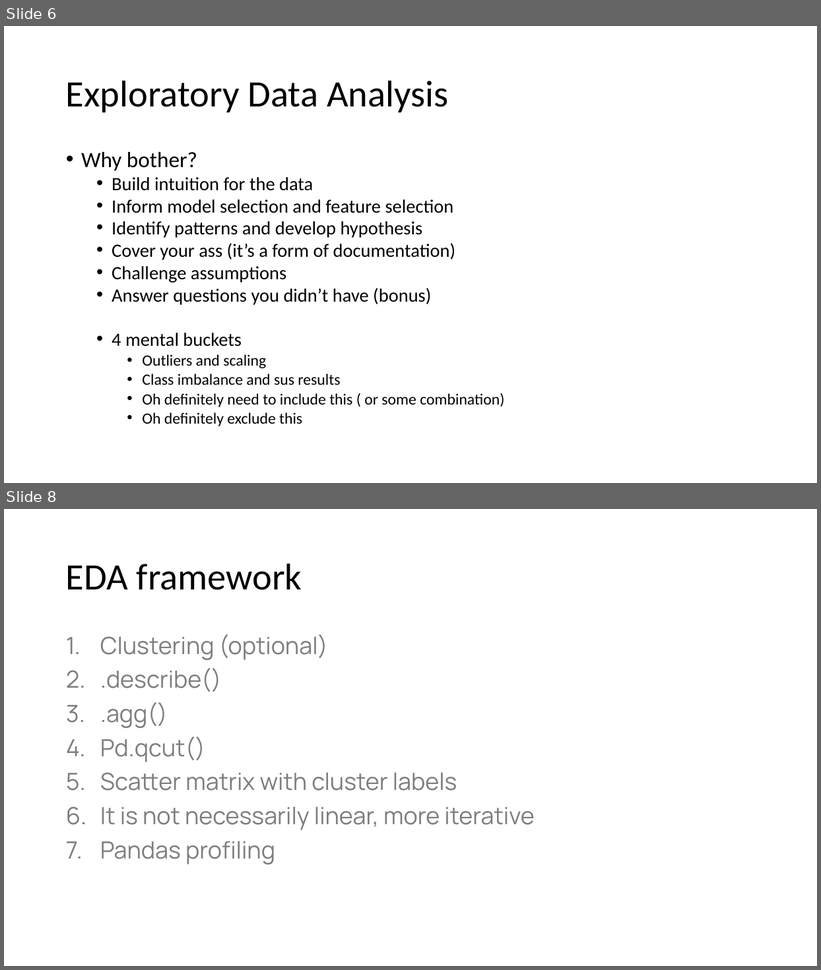
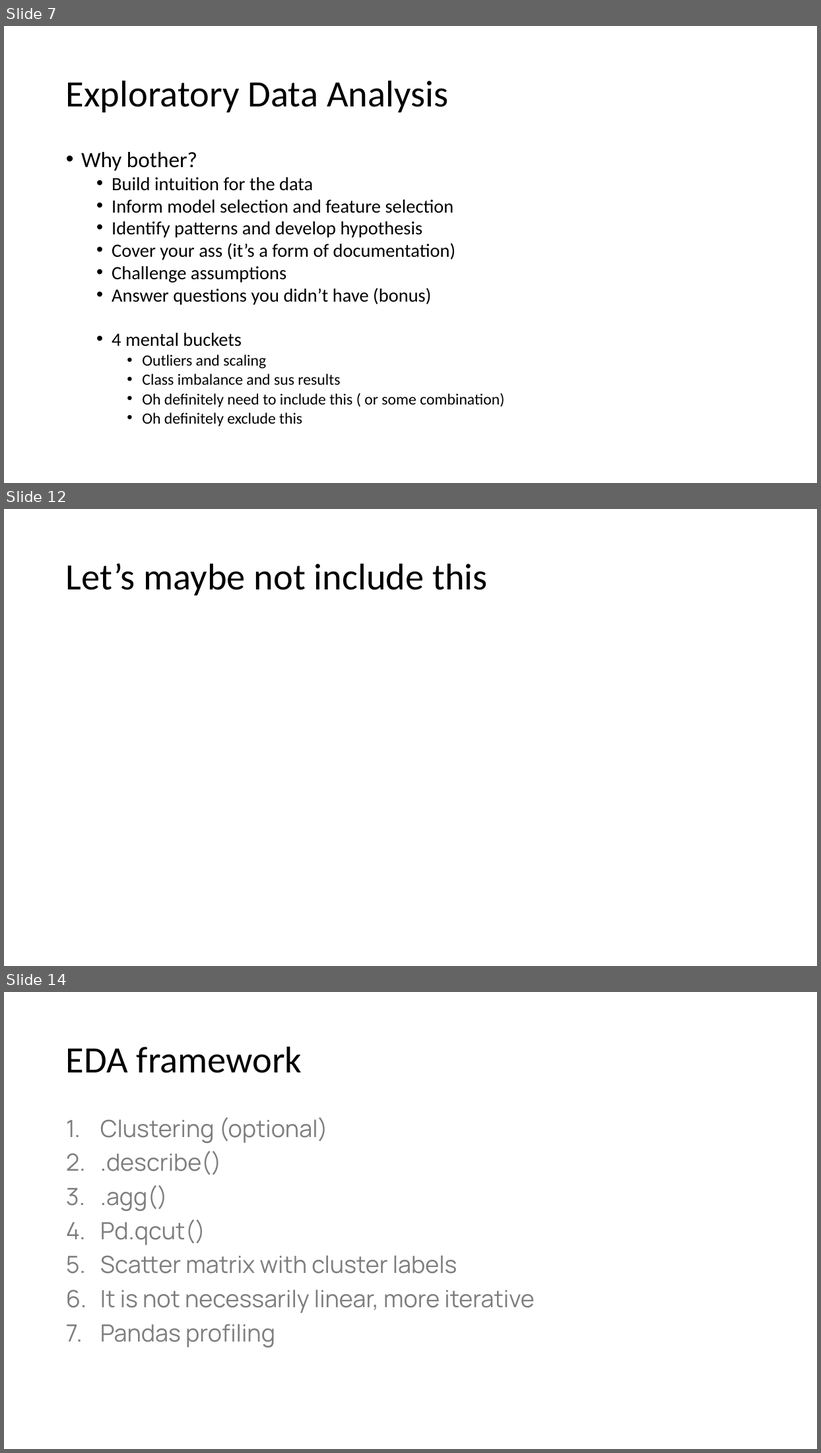
Before and after one commit to jtsw1990/datascience-eda-prezo, a slide deck: Problem Formulation & EDA.pptx. Shown one above the other, each under a label of ours: slides 6 and 8 before the commit, slides 7, 12 and 14 after it; the slides between them are not shown. The pictures are 821x970 and 821x1453 pixels, drawn with LibreOffice and Linux fonts; fonts in the diff are those of the drawing. Boxes give left, top, right and bottom in pixels: in the first picture for what was removed or moved away, otherwise in the second. Text is boxed around its words. In the diff, an @@ line names an element or a change of style, - is before the commit and + after.

```diff
--- a/Problem Formulation & EDA.pptx
+++ b/Problem Formulation & EDA.pptx
@@ slide 12 added at (x1=4, y1=509, x2=817, y2=966), background #FFFFFF @@
@@ title added at (x1=66, y1=563, x2=488, y2=595), 44 pt, text #000000 @@
+Let’s maybe not include this
@@ what was slide 6 is now slide 7 @@
@@ what was slide 8 is now slide 14 @@
```
Also in this commit, not shown: 2 slides changed, 6 other slides added, 1 slide removed, 5 other files.
